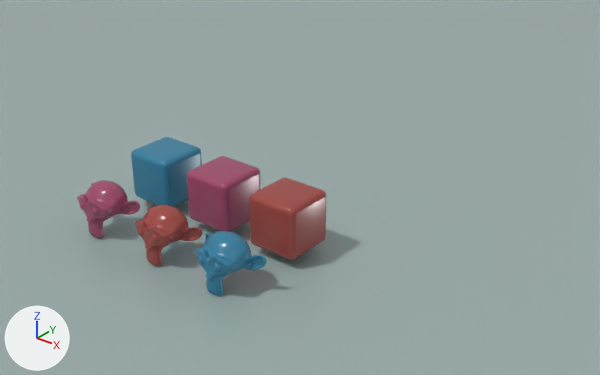
An edit to the Blender file docs/client/models/monkey.blend, drawn before and after from the same camera.
Camera for both pictures: a 50 mm camera at (19.2, -16.6, 13.5) aimed at (-0.2, 7.7, -1.6). Every picture has the same lights, and +X, +Y and +Z are marked at lower left.

The scene before the commit, as lines of its bpy script (objects in view):
```python
ob_bluecube = bpy.data.objects.new('BlueCube', me_cube_003)
ob_bluecube.location = (-3.0, 3.0, 0.0)
ob_bluemonkey = bpy.data.objects.new('BlueMonkey', me_suzanne_001)
ob_bluemonkey.location = (2.85, 0.0, -0.39)
ob_purplecube = bpy.data.objects.new('PurpleCube', me_cube_006)
ob_purplecube.location = (0.0, 3.0, 0.0)
ob_purplemonkey = bpy.data.objects.new('PurpleMonkey', me_suzanne_006)
ob_purplemonkey.location = (-3.09, 0.0, -0.35)
ob_redcube = bpy.data.objects.new('Redcube', me_cube_001)
ob_redcube.location = (3.0, 3.0, 0.0)
ob_redmonkey = bpy.data.objects.new('RedMonkey', me_suzanne)
ob_redmonkey.location = (0.0, 0.0, -0.35)
# also in view: 'Plane' at (0.0, 20.4, -1.3)
```
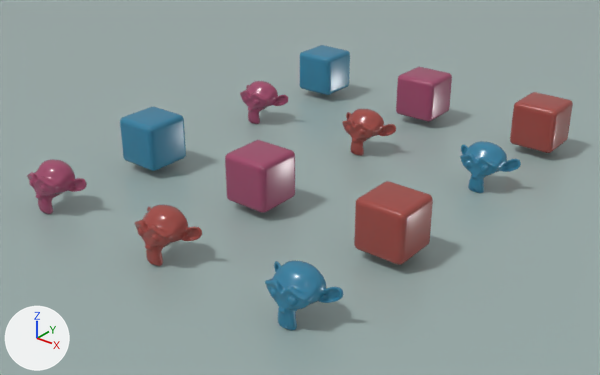
Location of each change, [x1, y1, x2, y2] in pixels of the pictures (600 x 375 px):
'Redcube', moved
    before: [249, 178, 326, 260]
    after: [354, 181, 433, 265]
'PurpleCube', moved
    before: [187, 156, 261, 232]
    after: [225, 140, 295, 213]
'BlueCube', moved
    before: [131, 137, 202, 207]
    after: [120, 107, 186, 171]
'BlueMonkey', moved
    before: [194, 231, 267, 296]
    after: [265, 261, 343, 330]
'PurpleMonkey', moved
    before: [77, 180, 140, 238]
    after: [27, 159, 87, 214]
'Redcube.001', added
    after: [510, 92, 573, 153]
'PurpleCube.001', added
    after: [396, 67, 452, 122]
'BlueCube.001', added (blue)
    after: [300, 45, 350, 95]
'BlueMonkey.001', added (blue)
    after: [460, 141, 521, 193]
'RedMonkey.001', added
    after: [342, 109, 396, 156]
'PurpleMonkey.001', added
    after: [240, 81, 288, 124]

What changed in the scene script:
```text
Add me_cube_055:
    me_cube_055.from_pydata(...)  # 384 vertices, 386 faces; spans x -1.0..1.0, y -1.0..1.0, z -1.0..1.0
    me_cube_055.polygons.foreach_set('use_smooth', [True] * 386)
    me_cube_055.materials.append(mat_material_005)  # red #a04842
Add me_suzanne_055:
    me_suzanne_055.from_pydata(...)  # 507 vertices, 500 faces; spans x -1.37..1.37, y -0.85..0.85, z -0.98..0.98
    me_suzanne_055.polygons.foreach_set('use_smooth', [True] * 500)
    me_suzanne_055.materials.append(mat_material_007)  # blue #327fa0
Add me_suzanne_054:
    me_suzanne_054.from_pydata(...)  # 507 vertices, 500 faces; spans x -1.37..1.37, y -0.85..0.85, z -0.98..0.98
    me_suzanne_054.polygons.foreach_set('use_smooth', [True] * 500)
    me_suzanne_054.materials.append(mat_material_005)  # red #a04842
Change ob_bluemonkey:
    ob_bluemonkey.location: (2.85, 0.0, -0.39) -> (5.85, 0.0, -0.39)
Change ob_redcube:
    ob_redcube.location: (3.0, 3.0, 0.0) -> (6.0, 5.0, 0.0)
Change ob_bluecube:
    ob_bluecube.location: (-3.0, 3.0, 0.0) -> (-6.0, 5.0, 0.0)
Change ob_purplemonkey:
    ob_purplemonkey.location: (-3.09, 0.0, -0.35) -> (-6.09, 0.0, -0.35)
Change ob_purplecube:
    ob_purplecube.location: (0.0, 3.0, 0.0) -> (0.0, 5.0, 0.0)
Add ob_purplecube_001:
    ob_purplecube_001 = bpy.data.objects.new('PurpleCube.001', me_cube_006.copy())  # the mesh of ob_purplecube
    ob_purplecube_001.location = (0.0, 16.97, 0.0)
Add ob_purplemonkey_001:
    ob_purplemonkey_001 = bpy.data.objects.new('PurpleMonkey.001', me_suzanne_006.copy())  # the mesh of ob_purplemonkey
    ob_purplemonkey_001.location = (-6.09, 11.97, -0.35)
    _m = ob_purplemonkey_001.modifiers.new('Subdivision', 'SUBSURF')
Add ob_bluecube_001:
    ob_bluecube_001 = bpy.data.objects.new('BlueCube.001', me_cube_003.copy())  # the mesh of ob_bluecube
    ob_bluecube_001.location = (-6.0, 16.97, 0.0)
Add ob_redcube_001:
    ob_redcube_001 = bpy.data.objects.new('Redcube.001', me_cube_055)
    ob_redcube_001.location = (6.0, 16.97, 0.0)
Add ob_bluemonkey_001:
    ob_bluemonkey_001 = bpy.data.objects.new('BlueMonkey.001', me_suzanne_055)
    ob_bluemonkey_001.location = (5.85, 11.97, -0.39)
    _m = ob_bluemonkey_001.modifiers.new('Subdivision', 'SUBSURF')
Add ob_redmonkey_001:
    ob_redmonkey_001 = bpy.data.objects.new('RedMonkey.001', me_suzanne_054)
    ob_redmonkey_001.location = (0.0, 11.97, -0.35)
    _m = ob_redmonkey_001.modifiers.new('Subdivision', 'SUBSURF')
```
